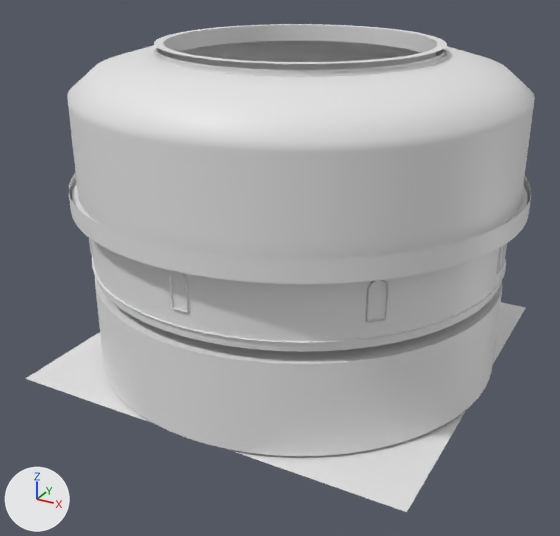
Renders of the FBX model Assets/Amy/Scenes/Nexus/WarpCenter.fbx from each side of a commit.
Before and after are seen from a 50 mm lens placed at (26.6, -51.4, 23.8), pointed at (-1.8, 0.3, -2.0). Lighting does not change. The marker at lower left points along +X, +Y and +Z. The older version comes first. Where no turn or scale is listed for an object, it has been applied to the vertices. Vertices at exactly the same position are counted once.
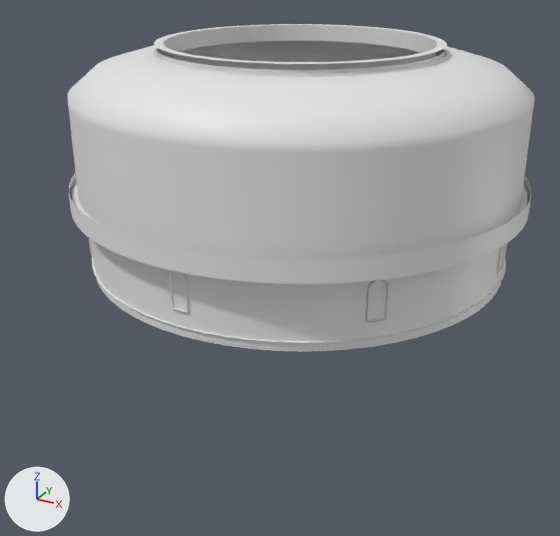
Edits to the bpy script that builds the scene:
```text
Change me_circle_009:
    used by ob_circle_004; location = (0.0, 0.0, 0.0)
    remove me_circle_009.from_pydata(...)  # 3019 vertices, 2173 faces; spans x -16.6..16.6, y -16.6..25.0, z -9.3..16.0
    add me_circle_009.from_pydata(...)  # 2187 vertices, 1468 faces; spans x -16.6..16.6, y -16.6..25.0, z -0.2..16.0
    me_circle_009 part 1: the loose piece of 384 vertices spanning x -16.1..16.1, y -16.1..16.1, z -9.3..-1.0 is deleted
    other edits to the shape of me_circle_009 do not show in these pictures
Remove ob_circle_003:
    ob_circle_003 = bpy.data.objects.new('Circle.003', me_circle_011)
    ob_circle_003.location = (0.0, 0.0, 0.0)
```

What differs and where, as boxes (x1, y1, x2, y2) in the pictures (560 x 536 px):
'Circle.004', reshaped (25% shorter)
    before: (67, 41, 535, 456)
    after: (67, 41, 535, 352)
'Circle.003', deleted
    before: (25, 302, 525, 512)
part 1 of me_circle_009, deleted
    before: (95, 276, 502, 456)
